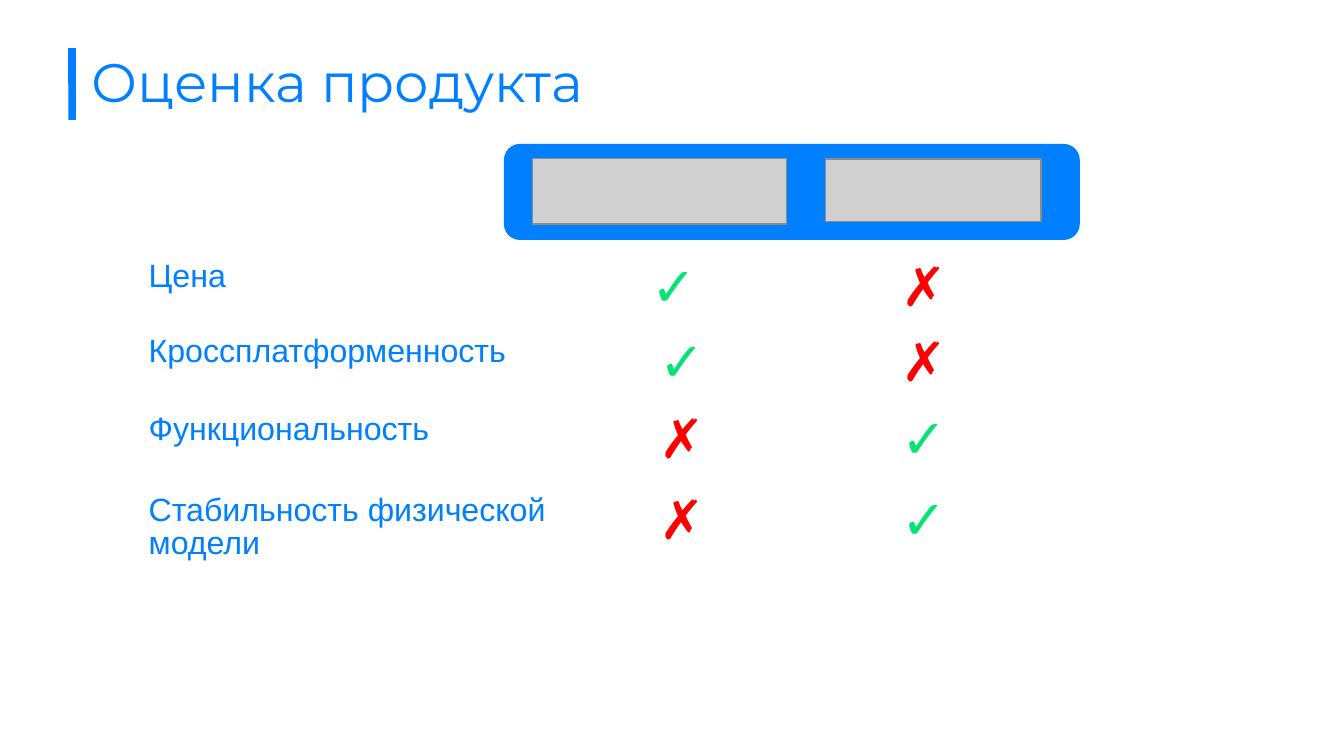
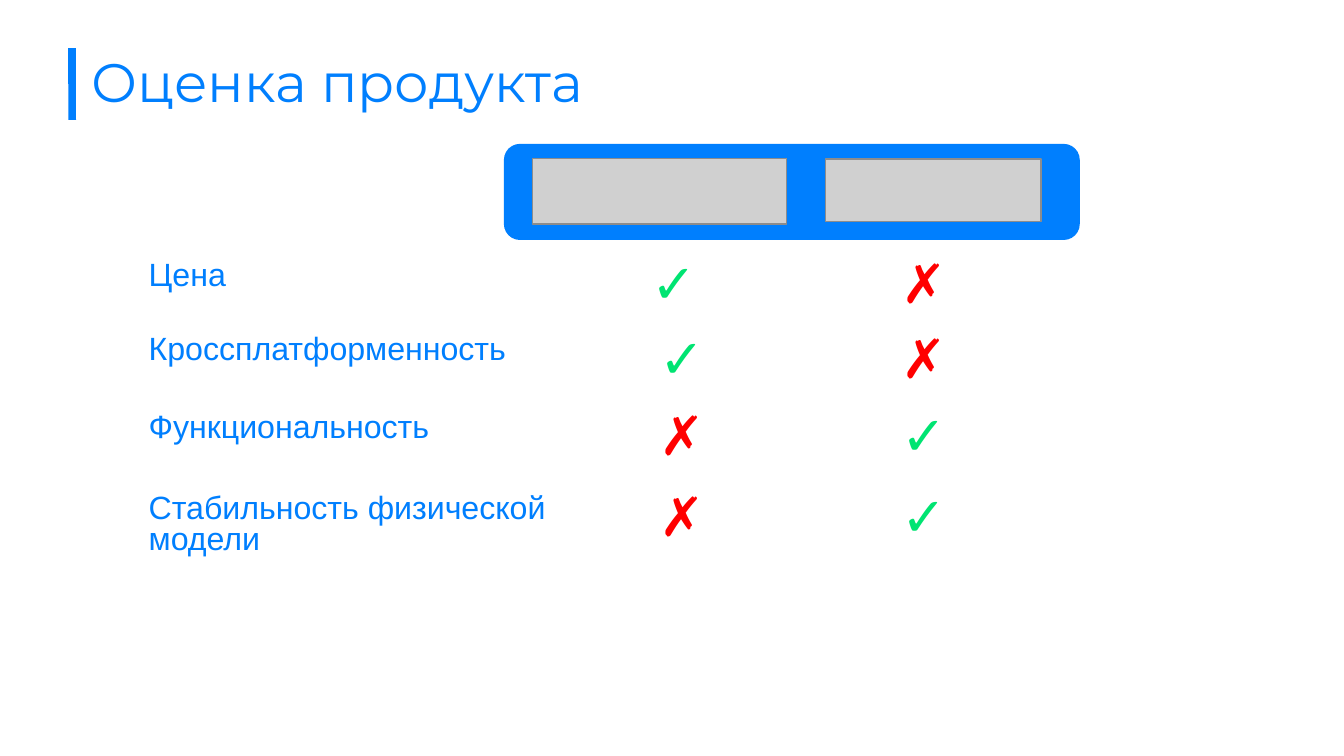
Before and after one commit to BendySonic/lampotory, a slide deck: slide 10 of documentation/22_01/Презентация (сложный-97).ppt. Drawn at 1344x756 pixels with LibreOffice and Linux fonts; fonts in the diff are those of the drawing; grey boxes stand for pictures; background and template pictures are left out. Boxes give left, top, right and bottom in pixels: in the first picture for what was removed or moved away, otherwise in the second. Text is boxed around its words. In the diff, an @@ line names an element or a change of style, - is before the commit and + after.

```diff
--- a/documentation/22_01/Презентация (сложный-97).ppt
+++ b/documentation/22_01/Презентация (сложный-97).ppt
@@ table at (144, 155, 1009, 589) @@
@@ line spacing 0.93 to 0.87 @@
@@ borders changed @@
```
Also in this commit, not shown: 3 other slides changed, 1 slide added, 1 slide removed, 3 other files.
